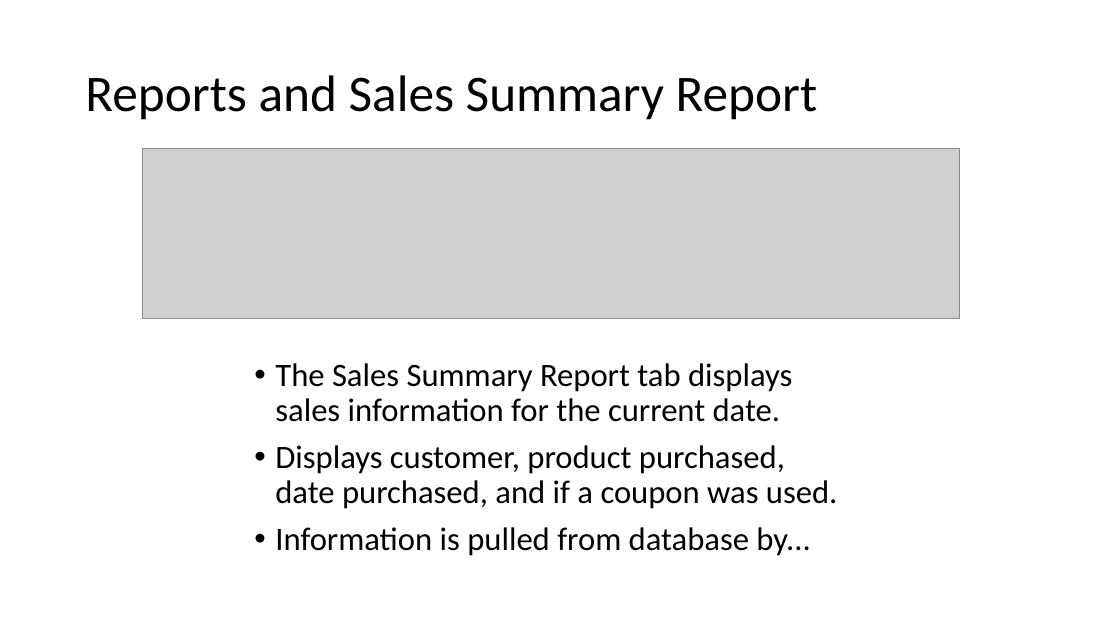
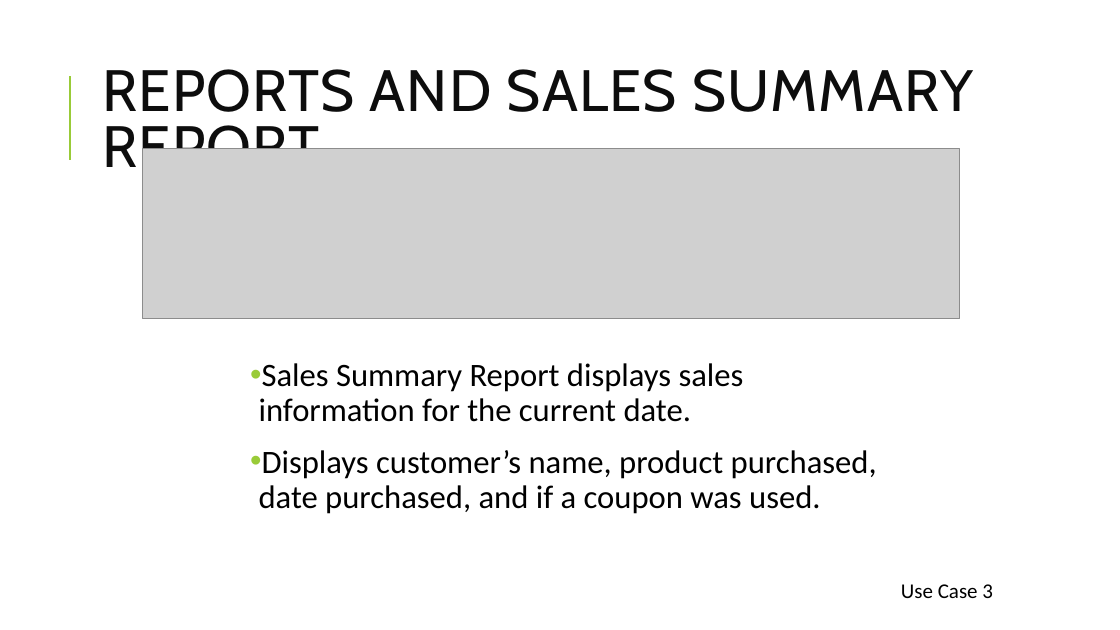
Before and after one commit to nwautomator/CSc6370, a slide deck: slide 12 of documents/MamaG_Presentation.pptx. Drawn at 1120x630 pixels with LibreOffice and Linux fonts; fonts in the diff are those of the drawing; grey boxes stand for pictures. Boxes give left, top, right and bottom in pixels: in the first picture for what was removed or moved away, otherwise in the second. Text is boxed around its words. In the diff, an @@ line names an element or a change of style, - is before the commit and + after.

```diff
--- a/documents/MamaG_Presentation.pptx
+++ b/documents/MamaG_Presentation.pptx
@@ line added from (70, 160) to (70, 76), #99CB38 1.5 pt @@
@@ title at box(102, 69, 973, 180): text changed; size 44 to 50 pt; font Calibri to Cabin; text colour #000000 to #0D0D0D @@
-Reports and Sales Summary Report
+REPORTS AND SALES SUMMARY REPORT
@@ text at box(259, 363, 877, 514): text changed @@
-• The Sales Summary Report tab displays sales information for the current date.
-• Displays customer, product purchased, date purchased, and if a coupon was used.
-• Information is pulled from database by...
+• Sales Summary Report displays sales information for the current date.
+• Displays customer’s name, product purchased, date purchased, and if a coupon was used.
@@ text added at box(901, 584, 993, 598), 18 pt, text #000000 @@
+Use Case 3
```
Also in this commit, not shown: 21 other slides changed, 2 slides added, 2 slides removed, 2 other files.
